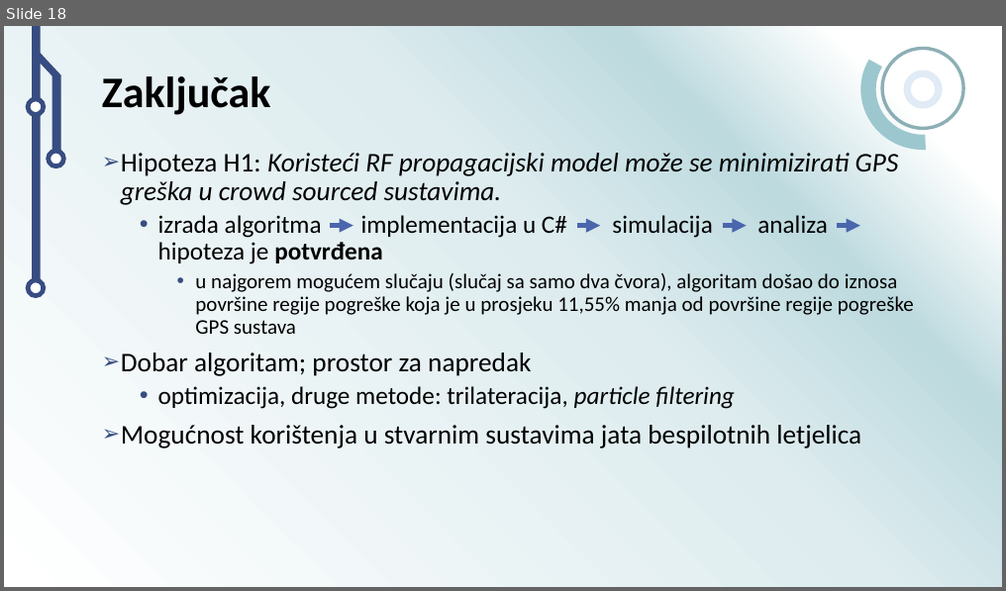
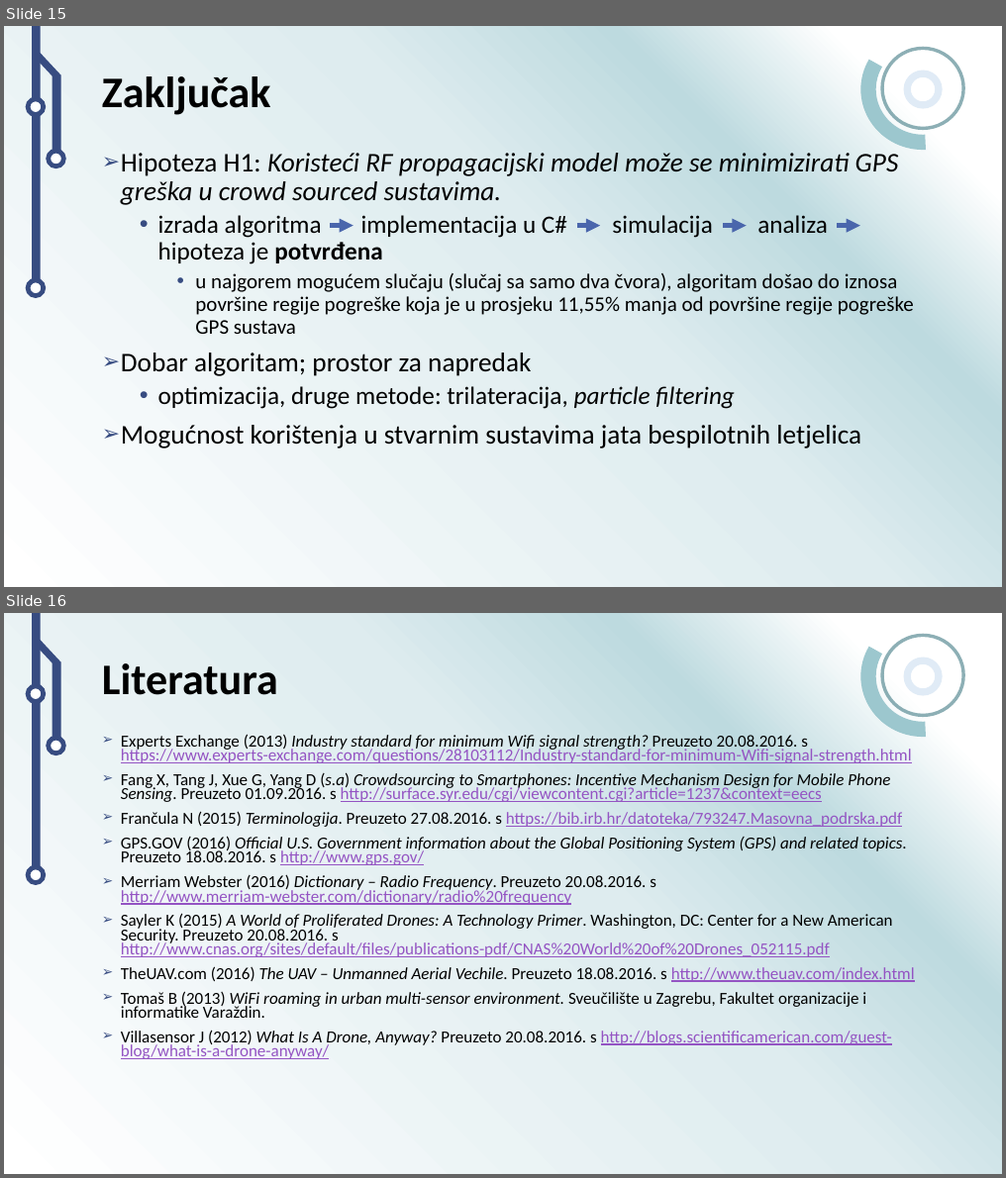
Before and after one commit to Acerinth/MaliDronovi, a slide deck: Prezentacija/Simulacija pozicioniranja autonomnih letjelica u prostoru.pptx. Shown one above the other, each under a label of ours: slide 18 before the commit, slides 15 and 16 after it. The pictures are 1006x591 and 1006x1178 pixels, drawn with LibreOffice and Linux fonts; fonts in the diff are those of the drawing; background and template pictures are left out. Boxes give left, top, right and bottom in pixels: in the first picture for what was removed or moved away, otherwise in the second. Text is boxed around its words. In the diff, an @@ line names an element or a change of style, - is before the commit and + after.

```diff
--- a/Prezentacija/Simulacija pozicioniranja autonomnih letjelica u prostoru.pptx
+++ b/Prezentacija/Simulacija pozicioniranja autonomnih letjelica u prostoru.pptx
@@ slide 16 added at <box>4,613,1002,1174</box>, background gradient #FFFFFF to #BDDADF to #DEECEF; not listed: 9 template elements that a slide beside it also shows @@
@@ title added at <box>102,663,278,695</box>, 42 pt, text #000000, bold @@
+Literatura
@@ text added at <box>121,734,915,1059</box>, 16.2 pt, text #000000 @@
+➢ Experts Exchange (2013) Industry standard for minimum Wifi signal strength? Preuzeto 20.08.2016. s https://www.experts-exchange.com/questions/28103112/Industry-standard-for-minimum-Wifi-signal-strength.html
+➢ Fang X, Tang J, Xue G, Yang D (s.a) Crowdsourcing to Smartphones: Incentive Mechanism Design for Mobile Phone Sensing. Preuzeto 01.09.2016. s http://surface.syr.edu/cgi/viewcontent.cgi?article=1237&context=eecs
+➢ Frančula N (2015) Terminologija. Preuzeto 27.08.2016. s https://bib.irb.hr/datoteka/793247.Masovna_podrska.pdf
+➢ GPS.GOV (2016) Official U.S. Government information about the Global Positioning System (GPS) and related topics. Preuzeto 18.08.2016. s http://www.gps.gov/
+➢ Merriam Webster (2016) Dictionary – Radio Frequency. Preuzeto 20.08.2016. s http://www.merriam-webster.com/dictionary/radio%20frequency
+➢ Sayler K (2015) A World of Proliferated Drones: A Technology Primer. Washington, DC: Center for a New American Security. Preuzeto 20.08.2016. s http://www.cnas.org/sites/default/files/publications-pdf/CNAS%20World%20of%20Drones_052115.pdf
+➢ TheUAV.com (2016) The UAV – Unmanned Aerial Vechile. Preuzeto 18.08.2016. s http://www.theuav.com/index.html
+➢ Tomaš B (2013) WiFi roaming in urban multi-sensor environment. Sveučilište u Zagrebu, Fakultet organizacije i informatike Varaždin.
+➢ Villasensor J (2012) What Is A Drone, Anyway? Preuzeto 20.08.2016. s http://blogs.scientificamerican.com/guest-blog/what-is-a-drone-anyway/
@@ what was slide 18 is now slide 15 @@
```
Also in this commit, not shown: 5 slides changed, 2 other slides added, 4 slides removed.
